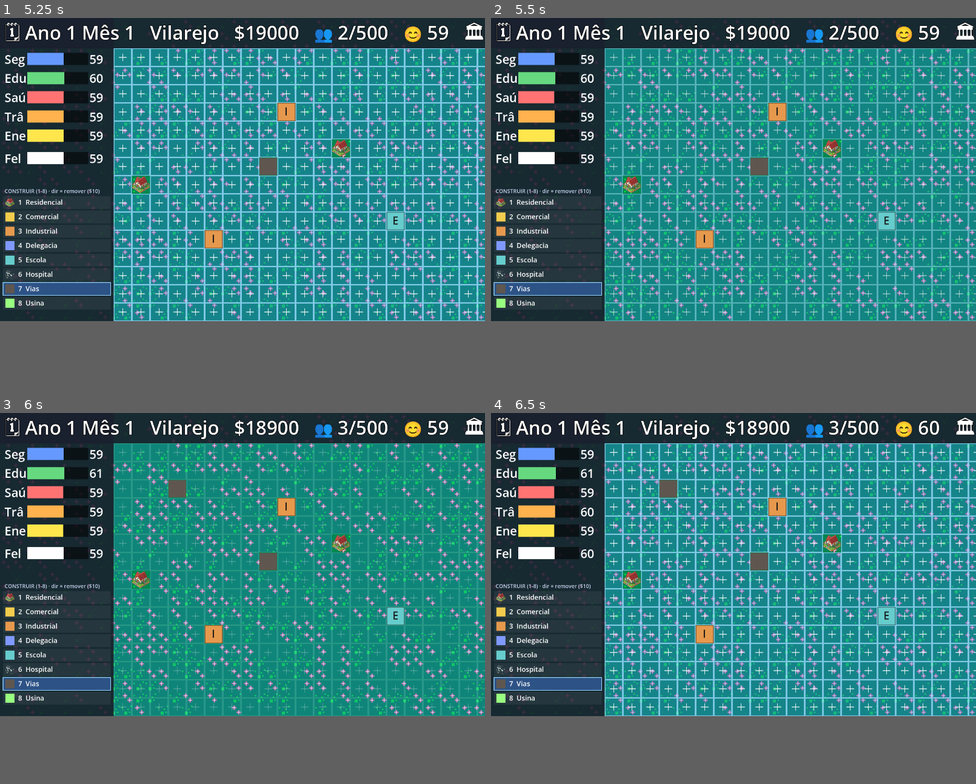
Above: before the commit, frames 1-4 (two rows, left to right).
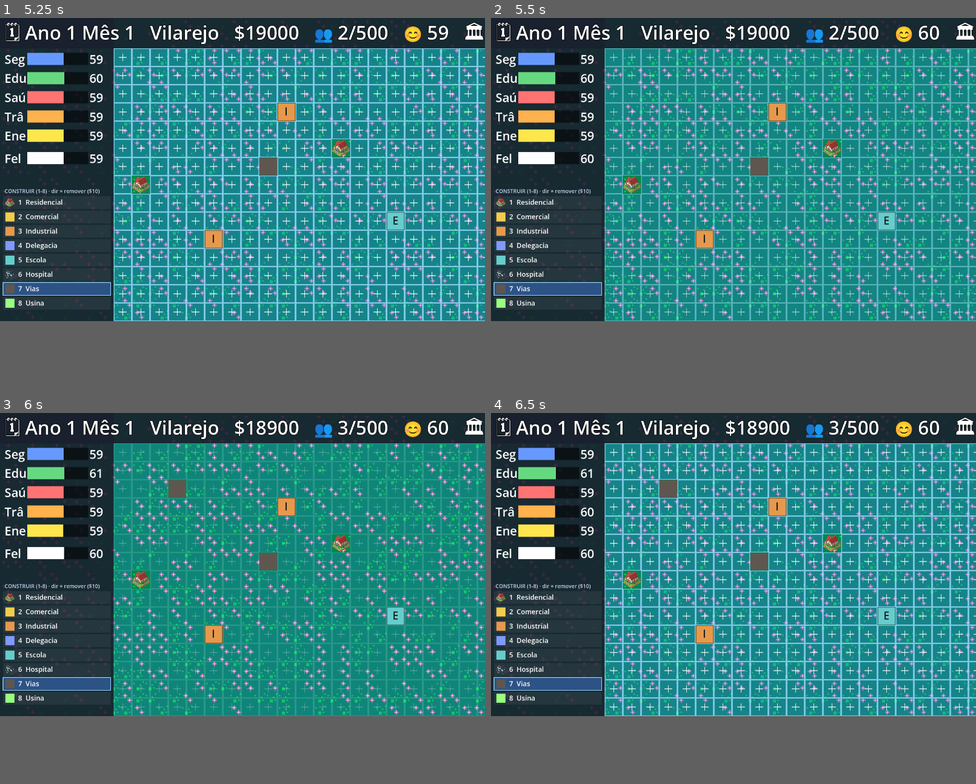
Above: after the commit, the same moments.

Repository: andrewsmedina/yourcity
Game: Godot game, scene res://scenes/main.tscn
Same seed, same stepped clock (60 frames per second), same inputs: the game is played once before the commit and once after it.
Inputs (mouse positions are in pixels of both pictures, inside the frame that each line leads up to):
- Up to frame 1 (5.25 s): tap Enter at 0.5 s; move the mouse to (349, 155) at 0.52 s; tap 1 at 0.6 s; click (349, 155) at 0.67 s; tap Space at 0.77, 1.25, 3.77 s; drag from (145, 184) to (218, 229) at 1.27 s; move the mouse to (291, 103) at 2.02 s; tap 3 at 2.1 s; click (291, 103) at 2.17 s; drag from (218, 229) to (97, 125) at 2.77 s; move the mouse to (388, 214) at 3.52 s; tap 5 at 3.6 s; click (388, 214) at 3.67 s; drag from (97, 125) to (169, 92) at 4.27 s; move the mouse to (266, 170) at 5.02 s; tap 7 at 5.1 s; click (266, 170) at 5.17 s
- Up to frame 2 (5.5 s): no input
- Up to frame 3 (6 s): drag from (169, 487) to (145, 579) at 5.77 s
- Up to frame 4 (6.5 s): no input

Frame 1 is identical in both runs. In frame 2, less than 0.1% of the frame differs, in the area x 13-93%, y 1-40%; in frame 3, 0.1%; in frame 4, less than 0.1%.

Commit message:
Health no longer affected by industry
Drop the industry pollution penalty on Health; it now scales only with
population like Security/Education (~1 hospital per 1000 residents).

Co-Authored-By: Claude Opus 4.8 (1M context) <noreply@anthropic.com>

Diff:
--- a/scripts/sim/city_sim.gd
+++ b/scripts/sim/city_sim.gd
@@ -128,7 +128,6 @@
 const SERVICE_BOOST := 0.5             # indicator supply per matching service
 const DEMAND_PER_RESIDENT := 0.0005    # people-service demand per resident (~1 service / 1000 pop)
 const DEMAND_PER_BUILDING := 0.03      # traffic/energy demand per built lot (~1 service / 16)
-const INDUSTRY_HEALTH_PENALTY := 0.1   # extra health demand per industrial zone
 
 # --- Happiness thresholds ---
 const HAPPY_HIGH := 70.0
@@ -459,11 +458,8 @@
 	var supply := zone_count(SERVICE_FOR[ind]) * SERVICE_BOOST
 	var demand := 0.0
 	match ind:
-		Indicator.SECURITY, Indicator.EDUCATION:
+		Indicator.SECURITY, Indicator.EDUCATION, Indicator.HEALTH:
 			demand = population * DEMAND_PER_RESIDENT
-		Indicator.HEALTH:
-			demand = population * DEMAND_PER_RESIDENT \
-				+ zone_count(Zone.INDUSTRIAL) * INDUSTRY_HEALTH_PENALTY
 		Indicator.TRAFFIC, Indicator.ENERGY:
 			demand = building_count() * DEMAND_PER_BUILDING
 	return supply - demand
